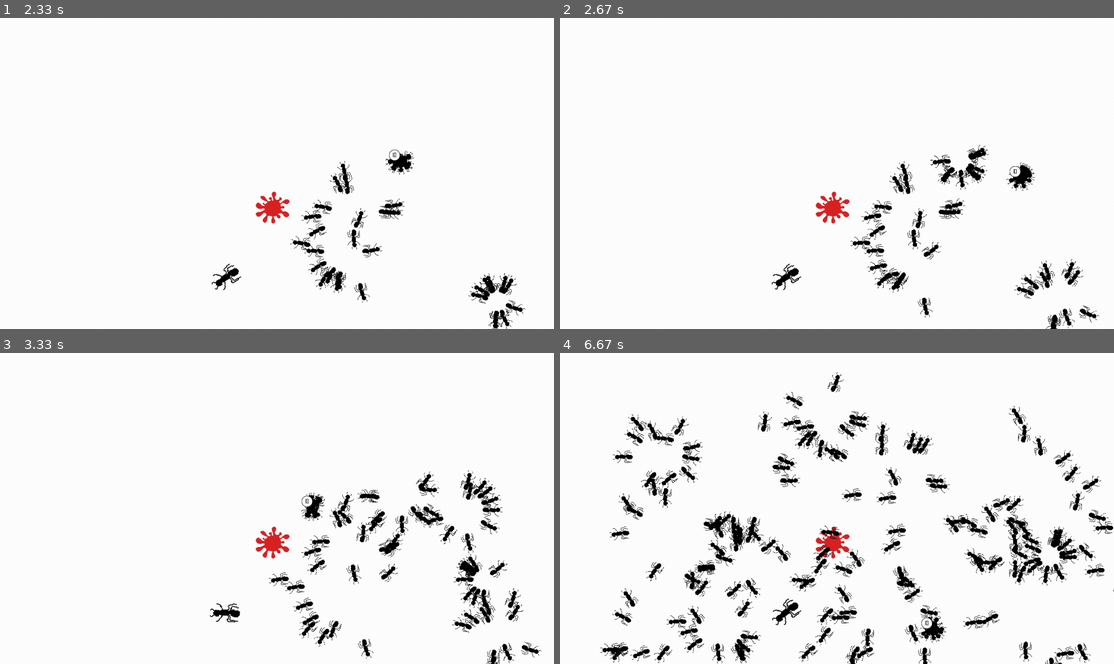
Above: before the commit, frames 1-4 (two rows, left to right).
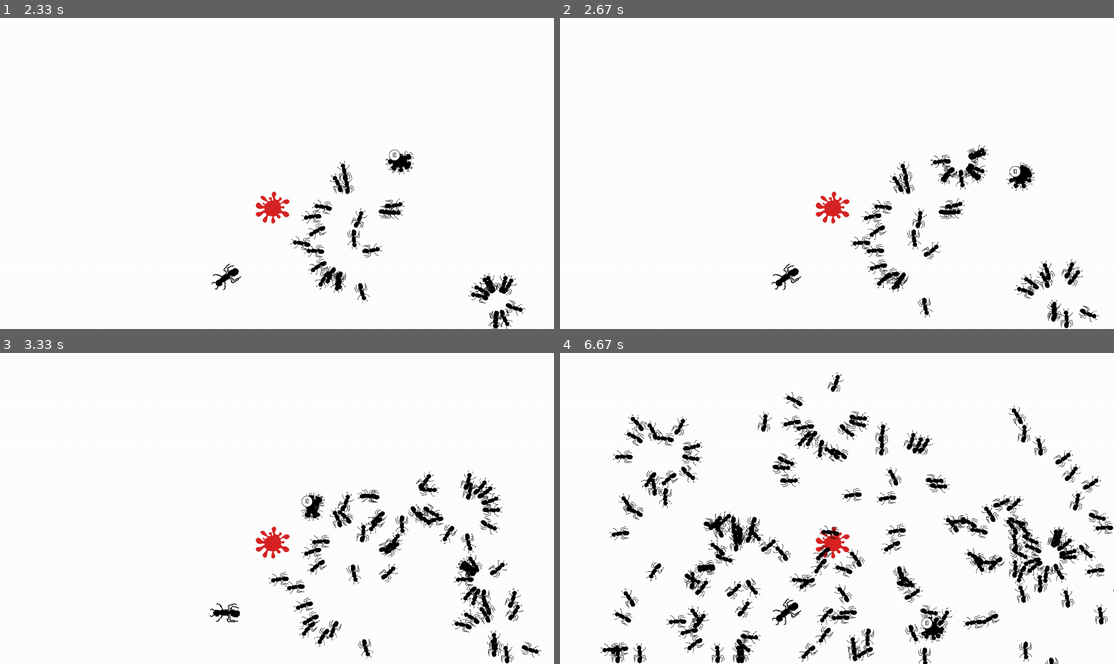
Above: after the commit, the same moments.

Repository: SL-prog/Pygame-Compilation
Game: pygame game, started from fourmiZ/fourmiZ.py
Two runs of this game, one before a commit and one after it. Both use one fixed random seed, a clock stepped at 60 frames per second and the inputs below.
Inputs (mouse positions are in pixels of both pictures, inside the frame that each line leads up to):
- Up to frame 1 (2.33 s): click (277, 173) at 0.4 s; tap Z at 0.73, 1.03 s; click (332, 241) at 0.77 s; tap Y at 0.82 s; click (343, 201) at 1.23 s; right-click (277, 210) at 1.57 s; click (487, 291) at 1.9 s; click (387, 148) at 2.23 s
- Up to frame 2 (2.67 s): click (1008, 167) at 2.57 s
- Up to frame 3 (3.33 s): click (470, 570) at 2.9 s; click (299, 496) at 3.23 s
- Up to frame 4 (6.67 s): click (715, 452) at 3.57 s; click (670, 623) at 3.9 s; click (665, 527) at 4.23 s; click (870, 595) at 4.57 s; click (709, 614) at 4.9 s; click (726, 555) at 5.23 s; click (654, 443) at 5.57 s; click (814, 402) at 5.9 s; click (1036, 545) at 6.23 s; click (920, 617) at 6.57 s

Frame 1 is identical in both runs. In frame 2, 0.2% of the frame differs, in the area x 87-93%, y 90-100%; in frame 3, 0.2%; in frame 4, 1.1%, in the area x 9-99%, y 70-100%.

Commit message:
Correction d'un bug.

Diff:
--- a/fourmiZ/fourmiZ.py
+++ b/fourmiZ/fourmiZ.py
@@ -153,7 +153,7 @@
                     self.angle = 90
                 if self.y>self.screeny-50:
                     self.y = self.screeny-50
-                # self.angle = 270
+                    self.angle = 270
 
         if not self.food:
             there_is_food = False
